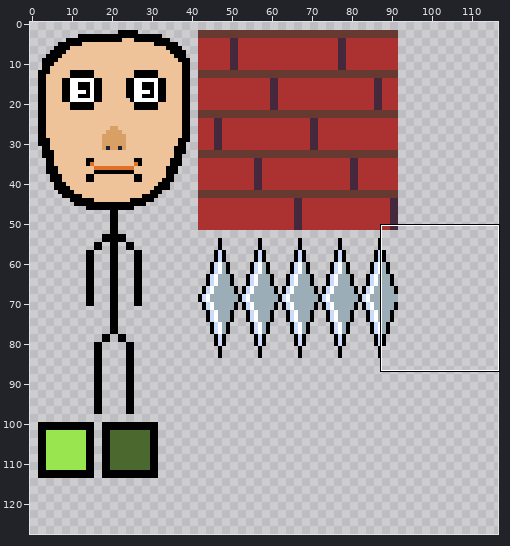
A sprite sheet gets an edit: lib/assets/img/assets.png. Above: a wide view before the commit, with the close-up outlined.
Close-up. Old version:
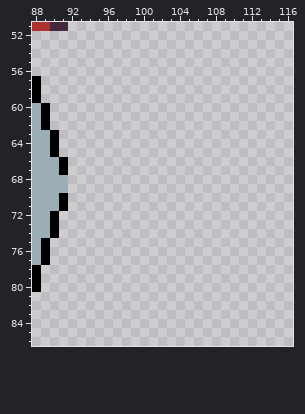
The file is 128x128 pixels. Shown: x 88..116, y 51..86. The wide view leaves out empty margins. The commit also changed other parts of the picture, which this record leaves out.
Once edited:
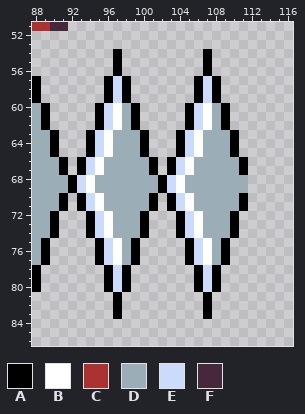
Palette (. is transparent): A #000000  B #ffffff  C #ac3232  D #9badb7  E #cbdbfc  F #45283c
The exact change:
{"y":54,"x":97,"old":".","new":"A"}
{"y":54,"x":107,"old":".","new":"A"}
{"y":55,"x":97,"old":".","new":"A"}
{"y":55,"x":107,"old":".","new":"A"}
{"y":56,"x":97,"old":".","new":"A"}
{"y":56,"x":107,"old":".","new":"A"}
{"y":57,"x":96,"old":"...","new":"AEA"}
{"y":57,"x":106,"old":"...","new":"AEA"}
{"y":58,"x":96,"old":"...","new":"AEA"}
{"y":58,"x":106,"old":"...","new":"AEA"}
{"y":59,"x":96,"old":"...","new":"AEA"}
{"y":59,"x":106,"old":"...","new":"AEA"}
{"y":60,"x":95,"old":".....","new":"AEBDA"}
{"y":60,"x":105,"old":".....","new":"AEBDA"}
{"y":61,"x":95,"old":".....","new":"AEBDA"}
{"y":61,"x":105,"old":".....","new":"AEBDA"}
{"y":62,"x":95,"old":".....","new":"AEBDA"}
{"y":62,"x":105,"old":".....","new":"AEBDA"}
{"y":63,"x":94,"old":".......","new":"AEBDDDA"}
{"y":63,"x":104,"old":".......","new":"AEBDDDA"}
{"y":64,"x":94,"old":".......","new":"AEBDDDA"}
{"y":64,"x":104,"old":".......","new":"AEBDDDA"}
{"y":65,"x":94,"old":".......","new":"AEBDDDA"}
{"y":65,"x":104,"old":".......","new":"AEBDDDA"}
{"y":66,"x":93,"old":".........","new":"AEBDDDDDA"}
{"y":66,"x":103,"old":".........","new":"AEBDDDDDA"}
{"y":67,"x":93,"old":".........","new":"AEBDDDDDA"}
{"y":67,"x":103,"old":".........","new":"AEBDDDDDA"}
{"y":68,"x":92,"old":"....................","new":"AEBDDDDDDDAEBDDDDDDD"}
{"y":69,"x":92,"old":"....................","new":"AEBDDDDDDDAEBDDDDDDD"}
{"y":70,"x":93,"old":".........","new":"AEBDDDDDA"}
{"y":70,"x":103,"old":".........","new":"AEBDDDDDA"}
{"y":71,"x":93,"old":".........","new":"AEBDDDDDA"}
{"y":71,"x":103,"old":".........","new":"AEBDDDDDA"}
{"y":72,"x":94,"old":".......","new":"AEBDDDA"}
{"y":72,"x":104,"old":".......","new":"AEBDDDA"}
{"y":73,"x":94,"old":".......","new":"AEBDDDA"}
{"y":73,"x":104,"old":".......","new":"AEBDDDA"}
{"y":74,"x":94,"old":".......","new":"AEBDDDA"}
{"y":74,"x":104,"old":".......","new":"AEBDDDA"}
{"y":75,"x":95,"old":".....","new":"AEBDA"}
{"y":75,"x":105,"old":".....","new":"AEBDA"}
{"y":76,"x":95,"old":".....","new":"AEBDA"}
{"y":76,"x":105,"old":".....","new":"AEBDA"}
{"y":77,"x":95,"old":".....","new":"AEBDA"}
{"y":77,"x":105,"old":".....","new":"AEBDA"}
{"y":78,"x":96,"old":"...","new":"AEA"}
{"y":78,"x":106,"old":"...","new":"AEA"}
{"y":79,"x":96,"old":"...","new":"AEA"}
{"y":79,"x":106,"old":"...","new":"AEA"}
{"y":80,"x":96,"old":"...","new":"AEA"}
{"y":80,"x":106,"old":"...","new":"AEA"}
{"y":81,"x":97,"old":".","new":"A"}
{"y":81,"x":107,"old":".","new":"A"}
{"y":82,"x":97,"old":".","new":"A"}
{"y":82,"x":107,"old":".","new":"A"}
{"y":83,"x":97,"old":".","new":"A"}
{"y":83,"x":107,"old":".","new":"A"}
